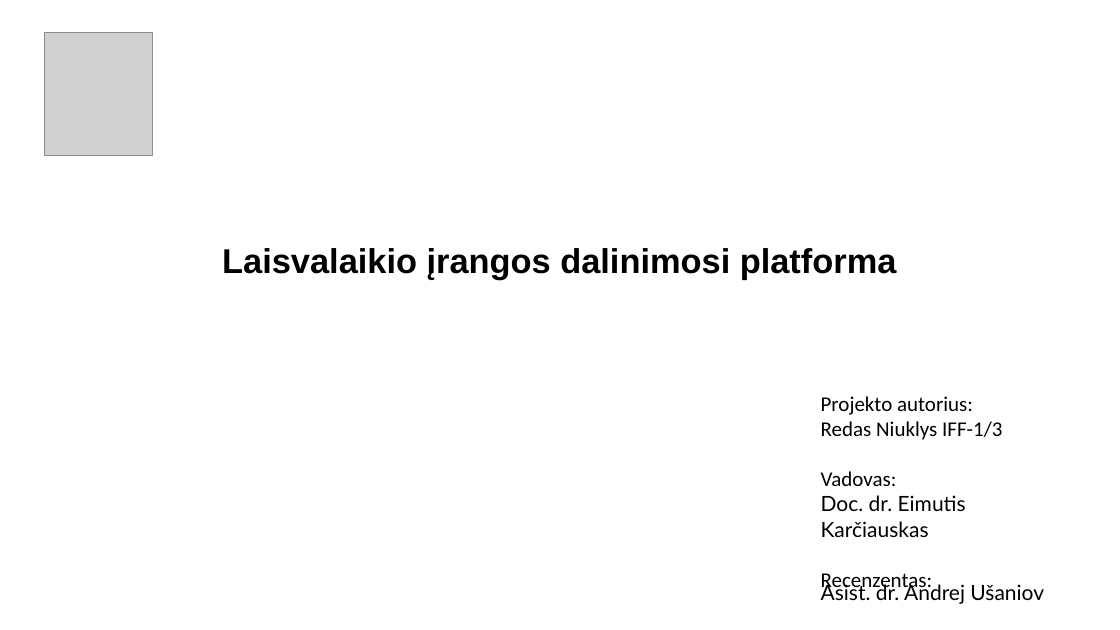
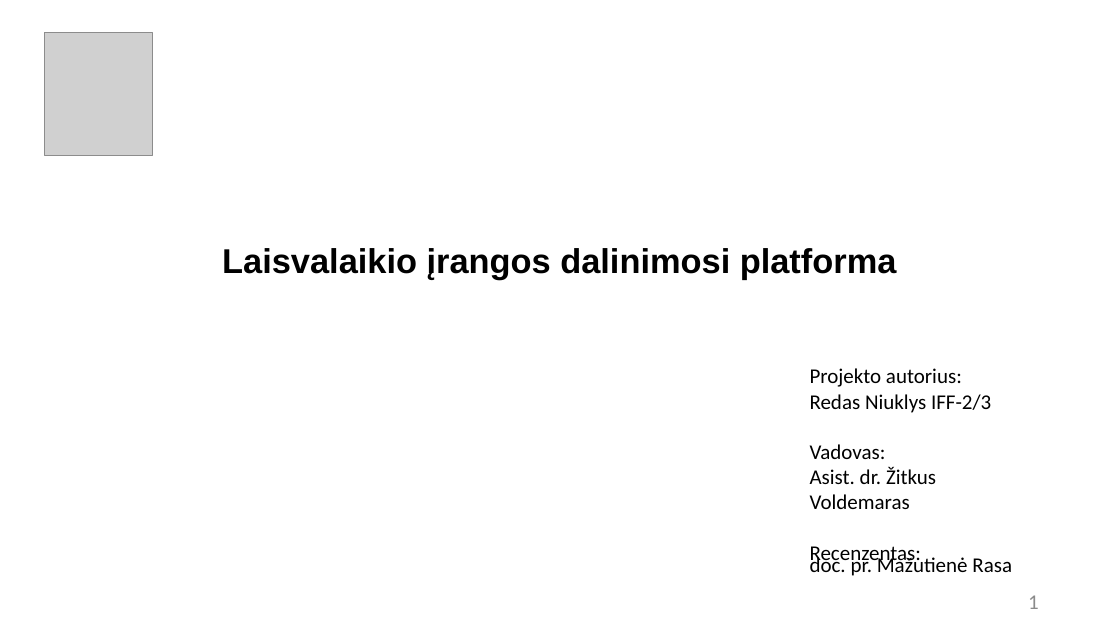
Before and after one commit to RedasNiuklys/Laisvalaikio-preki--dalinimosi-platforma, a slide deck: slide 1 of Office_stuff/Tarpinio Gynimo skaidrės.pptx. Drawn at 1120x630 pixels with LibreOffice and Linux fonts; fonts in the diff are those of the drawing; grey boxes stand for pictures. Boxes give left, top, right and bottom in pixels: in the first picture for what was removed or moved away, otherwise in the second. Text is boxed around its words. In the diff, an @@ line names an element or a change of style, - is before the commit and + after.

```diff
--- a/Office_stuff/Tarpinio Gynimo skaidrės.pptx
+++ b/Office_stuff/Tarpinio Gynimo skaidrės.pptx
@@ text "Projekto autorius: Redas Niuklys IFF-2/3 ...": place and size @@
-text "Projekto autorius: Redas Niuklys IFF-2/3 ..." at [821,396,1044,604]
+text "Projekto autorius: Redas Niuklys IFF-2/3 ..." at [810,368,1012,576]
@@ text at [810,368,991,509]: text changed @@
-Projekto autorius:
-Redas Niuklys IFF-1/3
-Vadovas:
-Doc. dr. Eimutis Karčiauskas
+Projekto autorius:
+Redas Niuklys IFF-2/3
+Vadovas:
+Asist. dr. Žitkus Voldemaras
@@ text at [810,555,1012,576]: text changed; font Lato to Calibri @@
-Asist. dr. Andrej Ušaniov
+doc. pr. Mažutienė Rasa
@@ page number added at [1028,595,1039,609], 36 pt, text #8C8C8C @@
+1
```
Also in this commit, not shown: 4 other slides changed, 11 slides added, 6 slides removed, 13 other files.
